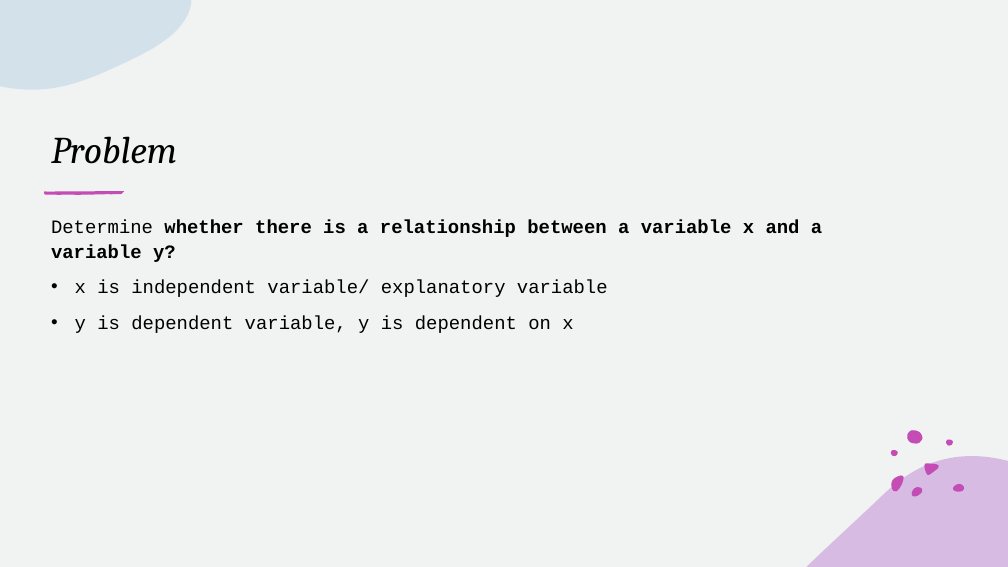
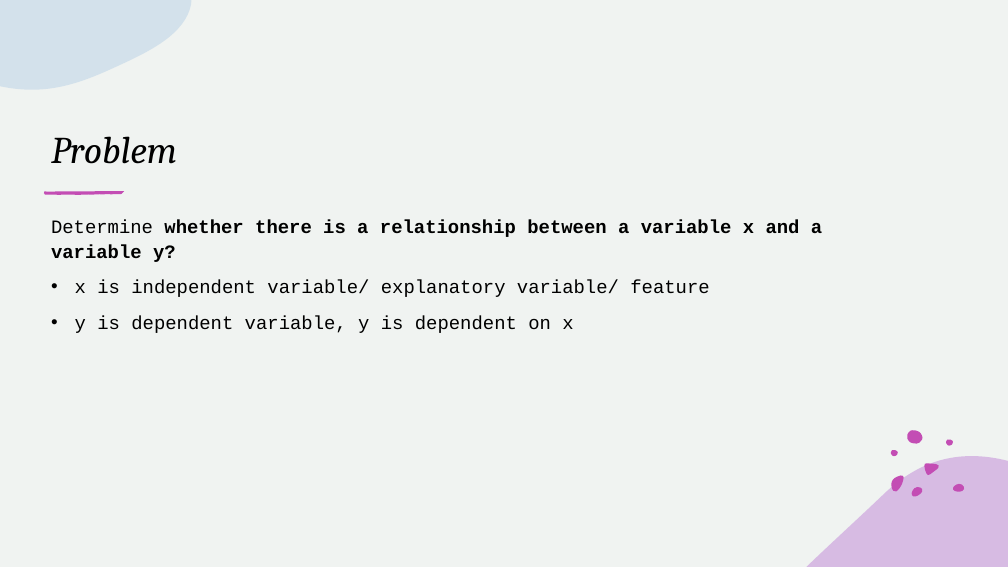
Before and after one commit to tnguyen7s/ai-cloud-club-semo, a slide deck: slide 5 of pp/regression01.pptx. Drawn at 1008x567 pixels with LibreOffice and Linux fonts; fonts in the diff are those of the drawing. Boxes give left, top, right and bottom in pixels: in the first picture for what was removed or moved away, otherwise in the second. Text is boxed around its words. In the diff, an @@ line names an element or a change of style, - is before the commit and + after.

```diff
--- a/pp/regression01.pptx
+++ b/pp/regression01.pptx
@@ text at (x1=75, y1=280, x2=709, y2=297): text changed @@
-• x is independent variable/ explanatory variable
+• x is independent variable/ explanatory variable/ feature
```
Also in this commit, not shown: 3 other slides changed, 2 slides added, 1 other file.
